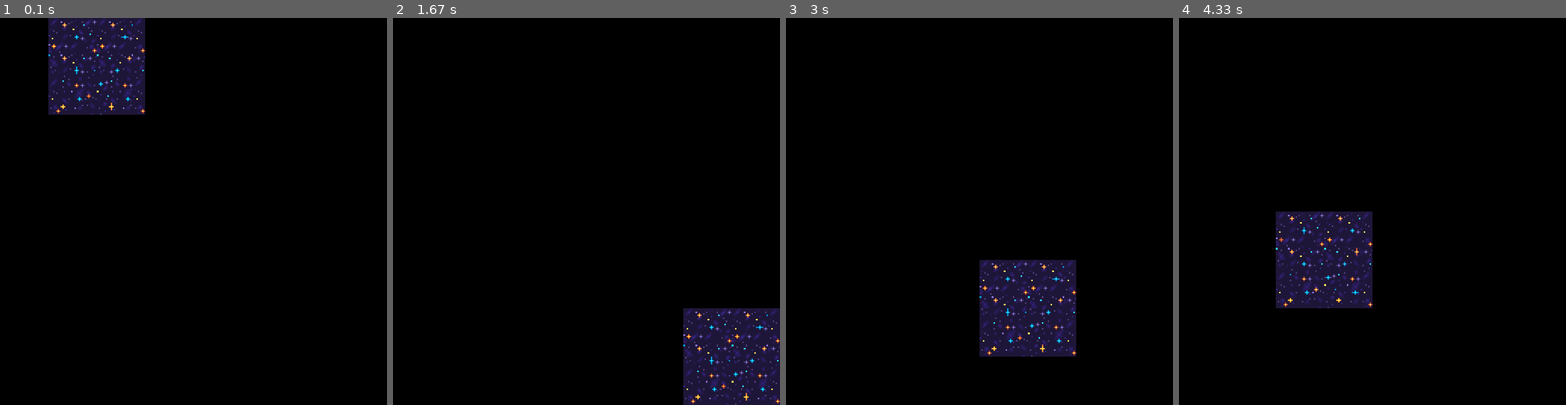
Above: before the commit, frames 1-4 (left to right).
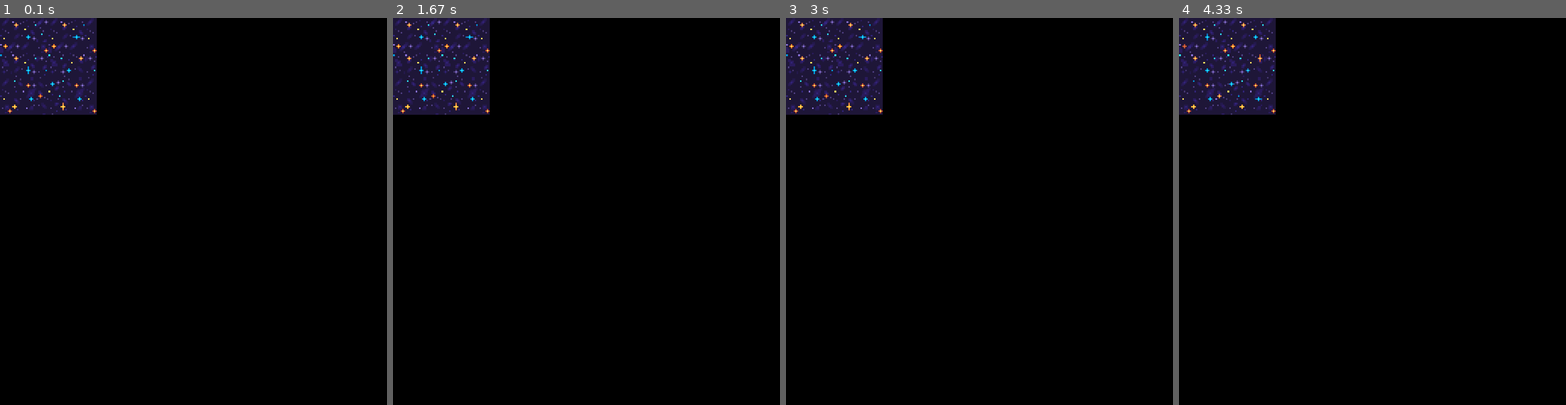
Above: after the commit, the same moments.

Repository: darsiov/pygames
Game: pygame game, started from first_game.py
Two runs of this game, one before a commit and one after it. Both use one fixed random seed, a clock stepped at 60 frames per second and the inputs below.
Inputs:
- Up to frame 1 (0.1 s): no input
- Up to frame 2 (1.67 s): no input
- Up to frame 3 (3 s): no input
- Up to frame 4 (4.33 s): no input

The runs differ from the first frame. In frame 1, 6.6% of the frame differs, in the area x 0-38%, y 0-25%; in frame 2, 12%, in the area x 0-100%, y 0-100%; in frame 3, 12%; in frame 4, 12%.

Commit message:
Animación del futuro fondo con el movimiento comentado, versión 0.1

Diff:
--- a/first_game.py
+++ b/first_game.py
@@ -54,16 +54,16 @@
         group_sprites.draw(window)
         pygame.display.flip()
 
-        if draw_point_w > 0 and draw_point_h >= 0:
-            draw_point_w -= SPRITE_SIZE
+        # if draw_point_w > 0 and draw_point_h >= 0:
+        #     draw_point_w -= SPRITE_SIZE
 
-        elif draw_point_w == 0 and draw_point_h > 0:
-            draw_point_w = 1200
-            draw_point_h -= SPRITE_SIZE
+        # elif draw_point_w == 0 and draw_point_h > 0:
+        #     draw_point_w = 1200
+        #     draw_point_h -= SPRITE_SIZE
 
-        else:
-            draw_point_w = 1200
-            draw_point_h = 1200
+        # else:
+        #     draw_point_w = 1200
+        #     draw_point_h = 1200
         for event in pygame.event.get():
 
             if event.type == pygame.QUIT:
